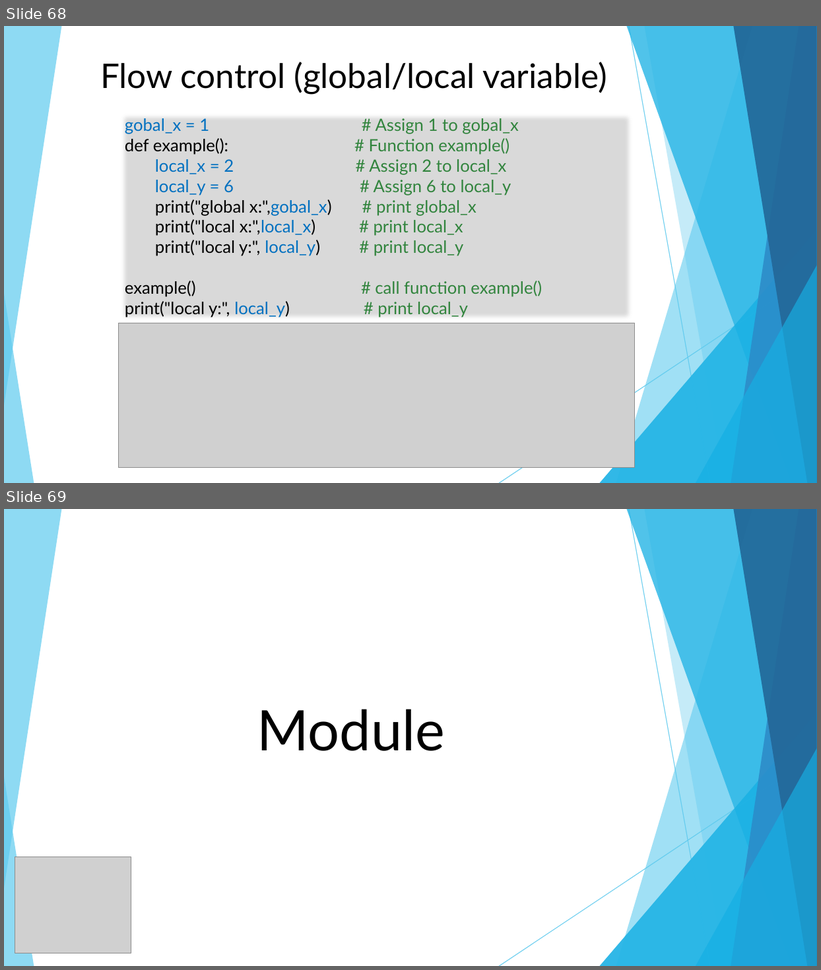
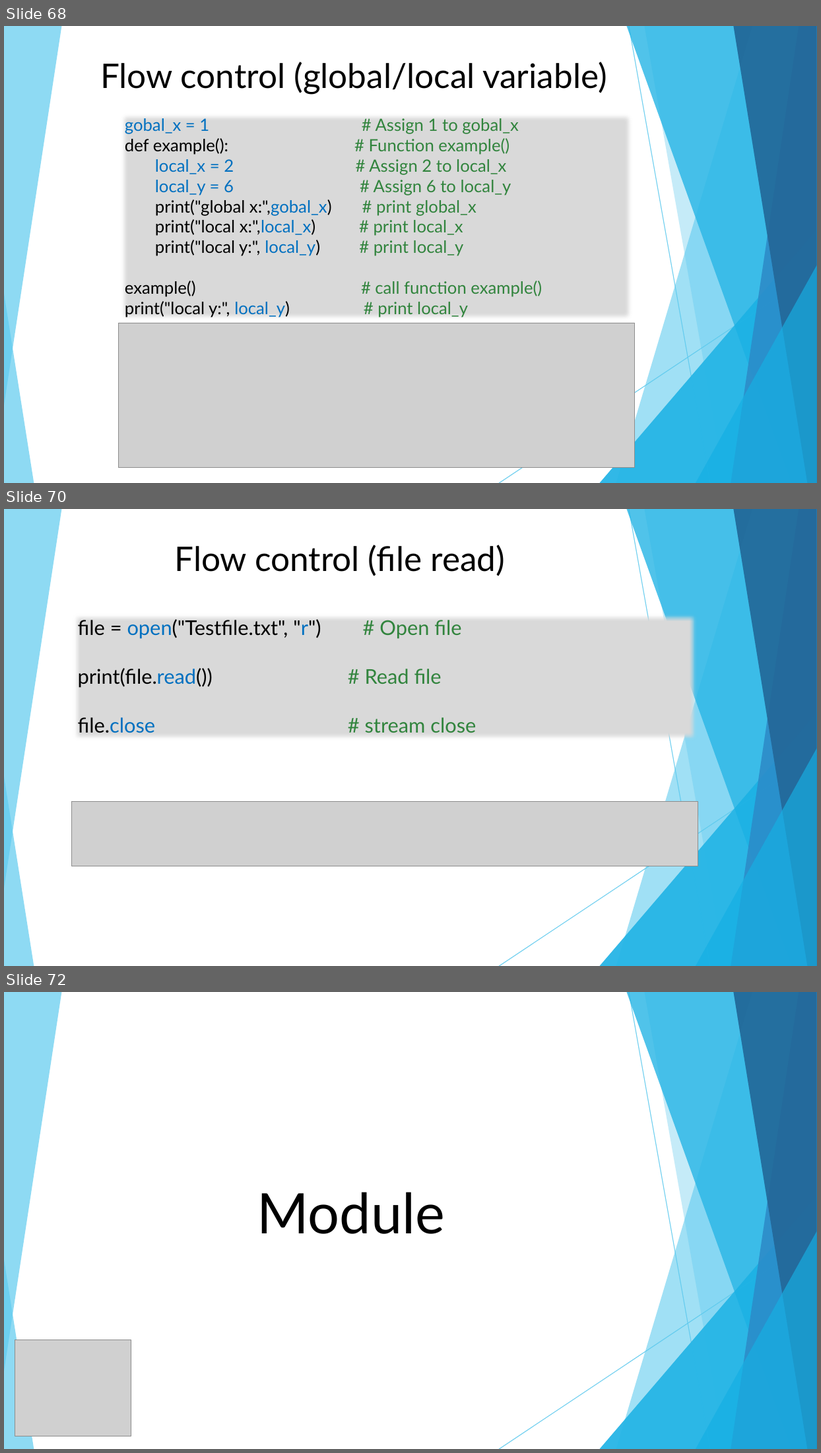
Before and after one commit to DavidChu0424/PythonIntroduction, a slide deck: Python Introduction.pptx. Shown one above the other, each under a label of ours: slides 68 and 69 before the commit, slides 68, 70 and 72 after it; the slides between them are not shown. The pictures are 821x970 and 821x1453 pixels, drawn with LibreOffice and Linux fonts; fonts in the diff are those of the drawing; grey boxes stand for pictures. Boxes give left, top, right and bottom in pixels: in the first picture for what was removed or moved away, otherwise in the second. Text is boxed around its words. In the diff, an @@ line names an element or a change of style, - is before the commit and + after.

```diff
--- a/Python Introduction.pptx
+++ b/Python Introduction.pptx
@@ slide 70 added at box(4, 509, 817, 966), background #FFFFFF; not listed: 20 template elements that a slide beside it also shows @@
@@ text added at box(175, 545, 505, 576), 40 pt, text #000000 @@
+  Flow control (file read)
@@ text added at box(78, 619, 476, 733), 24 pt, text #000000 @@
+file = open("Testfile.txt", "r") # Open file
+print(file.read()) # Read file
+file.close # stream close
@@ picture added at box(72, 802, 698, 867) @@
@@ what was slide 69 is now slide 72 @@
```
Also in this commit, not shown: 1 slide changed, 2 other slides added.
